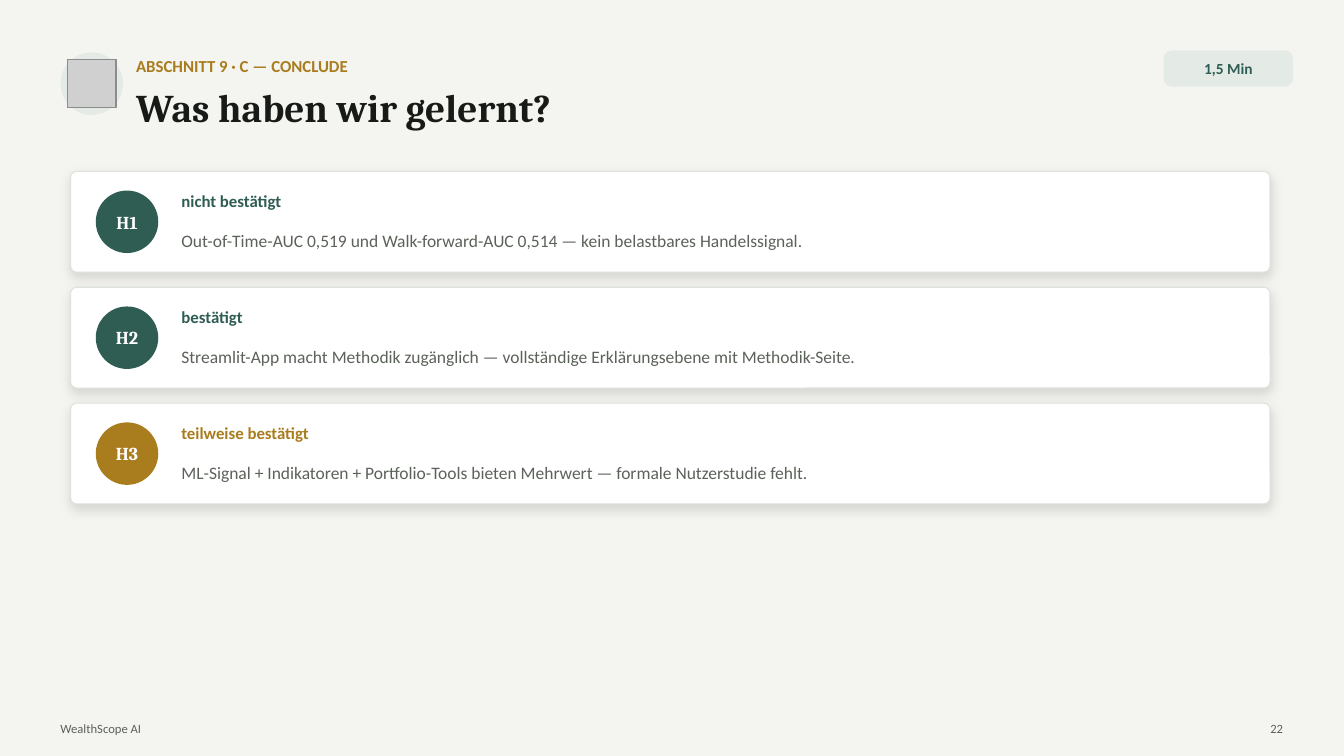
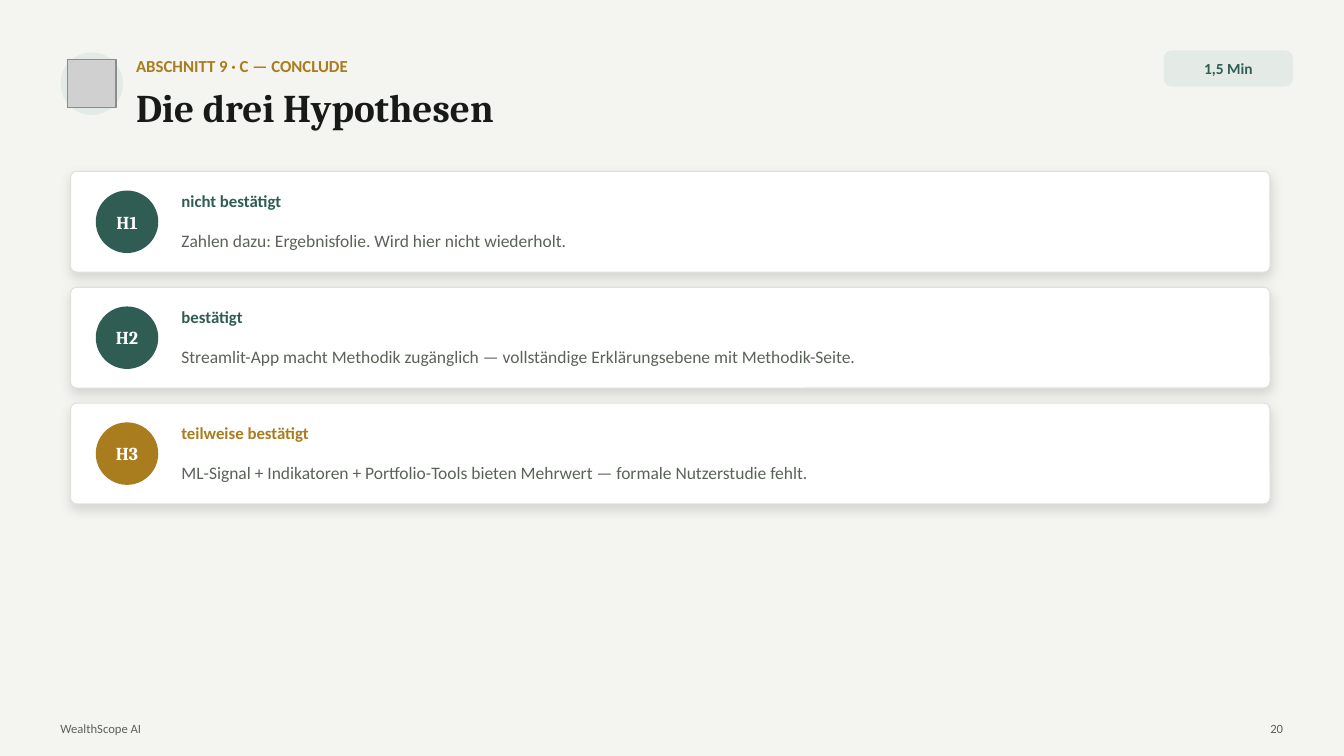
Before and after one commit to fedansoufiane-commits/forexscope-ai, a slide deck: slide 20 of Präsentation/Final/WealthScope_Praesentation_v1.0_FINAL.pptx (slide 22 before the commit). Drawn at 1344x756 pixels with LibreOffice and Linux fonts; fonts in the diff are those of the drawing; grey boxes stand for pictures. Boxes give left, top, right and bottom in pixels: in the first picture for what was removed or moved away, otherwise in the second. Text is boxed around its words. In the diff, an @@ line names an element or a change of style, - is before the commit and + after.

```diff
--- a/Präsentation/Final/WealthScope_Praesentation_v1.0_FINAL.pptx
+++ b/Präsentation/Final/WealthScope_Praesentation_v1.0_FINAL.pptx
@@ text at [136, 94, 494, 131]: text changed @@
-Was haben wir gelernt?
+Die drei Hypothesen
@@ text at [181, 235, 566, 250]: text changed @@
-Out-of-Time-AUC 0,519 und Walk-forward-AUC 0,514 — kein belastbares Handelssignal.
+Zahlen dazu: Ergebnisfolie. Wird hier nicht wiederholt.
@@ text at [1270, 725, 1283, 733]: text changed @@
-22
+20
```
Also in this commit, not shown: 31 other slides changed.
